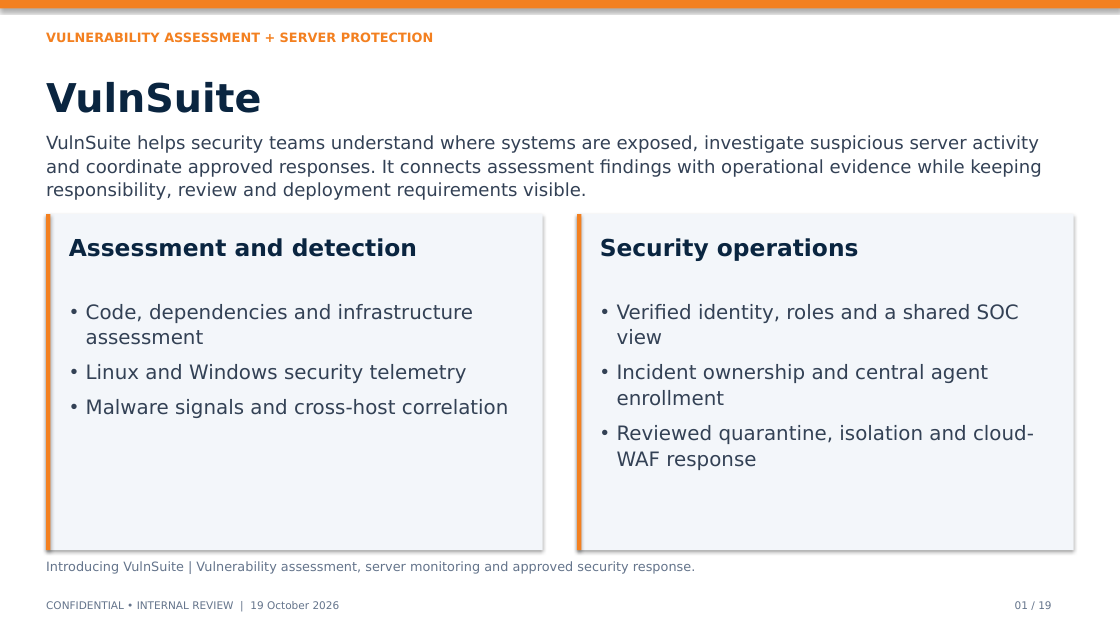
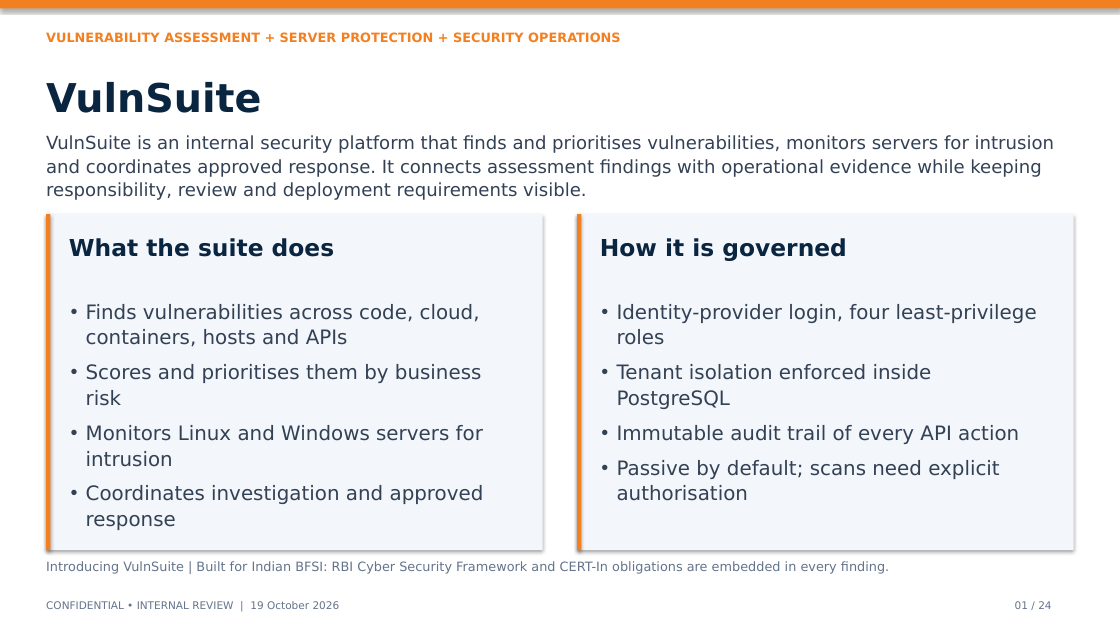
Before and after one commit to harshitrathi14/vulnsuite, a slide deck: slide 1 of VulnSuite_Executive_Deck_FINAL.pptx. Drawn at 1120x630 pixels with LibreOffice and Linux fonts; fonts in the diff are those of the drawing. Boxes give left, top, right and bottom in pixels: in the first picture for what was removed or moved away, otherwise in the second. Text is boxed around its words. In the diff, an @@ line names an element or a change of style, - is before the commit and + after.

```diff
--- a/VulnSuite_Executive_Deck_FINAL.pptx
+++ b/VulnSuite_Executive_Deck_FINAL.pptx
@@ text at [46, 32, 620, 42]: text changed @@
-VULNERABILITY ASSESSMENT + SERVER PROTECTION
+VULNERABILITY ASSESSMENT + SERVER PROTECTION + SECURITY OPERATIONS
@@ text at [46, 135, 1054, 200]: text changed @@
-VulnSuite helps security teams understand where systems are exposed, investigate suspicious server activity and coordinate approved responses. It connects assessment findings with operational evidence while keeping responsibility, review and deployment requirements visible.
+VulnSuite is an internal security platform that finds and prioritises vulnerabilities, monitors servers for intrusion and coordinates approved response. It connects assessment findings with operational evidence while keeping responsibility, review and deployment requirements visible.
@@ text at [69, 238, 335, 257]: text changed @@
-Assessment and detection
+What the suite does
@@ text at [600, 238, 847, 261]: text changed @@
-Security operations
+How it is governed
@@ text at [86, 304, 484, 530]: text changed @@
-• Code, dependencies and infrastructure assessment
-• Linux and Windows security telemetry
-• Malware signals and cross-host correlation
+• Finds vulnerabilities across code, cloud, containers, hosts and APIs
+• Scores and prioritises them by business risk
+• Monitors Linux and Windows servers for intrusion
+• Coordinates investigation and approved response
@@ text at [617, 304, 1037, 501]: text changed @@
-• Verified identity, roles and a shared SOC view
-• Incident ownership and central agent enrollment
-• Reviewed quarantine, isolation and cloud-WAF response
+• Identity-provider login, four least-privilege roles
+• Tenant isolation enforced inside PostgreSQL
+• Immutable audit trail of every API action
+• Passive by default; scans need explicit authorisation
@@ text at [46, 561, 889, 574]: text changed @@
-Introducing VulnSuite | Vulnerability assessment, server monitoring and approved security response.
+Introducing VulnSuite | Built for Indian BFSI: RBI Cyber Security Framework and CERT-In obligations are embedded in every finding.
@@ text at [1015, 601, 1051, 609]: text changed @@
-01 / 19
+01 / 24
```
Also in this commit, not shown: 18 other slides changed, 5 slides added, 6 other files.
